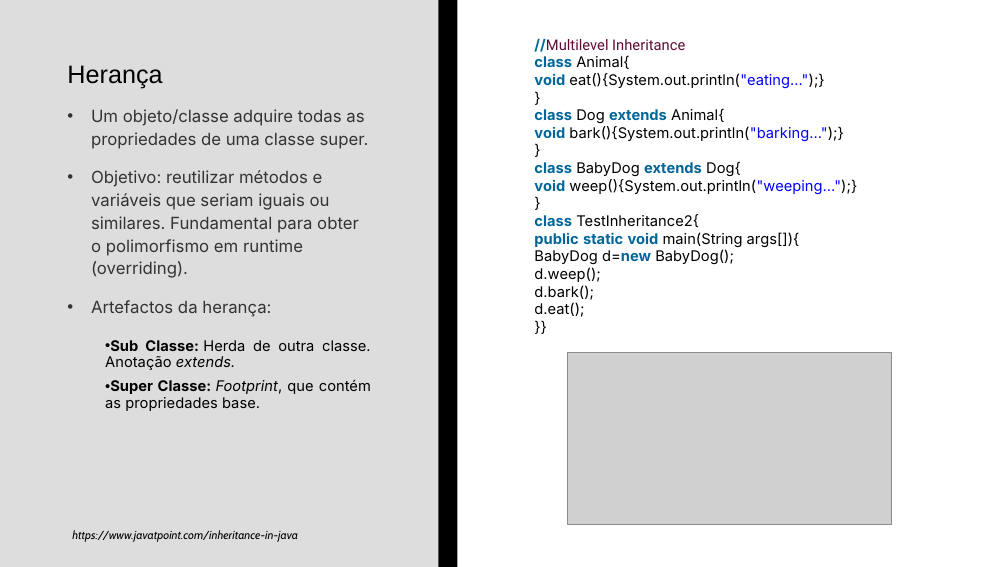
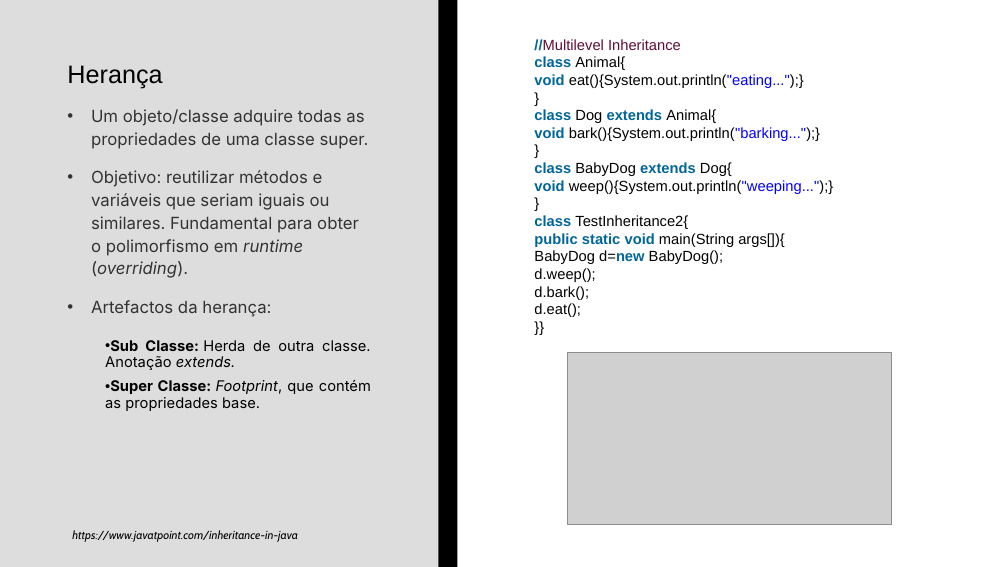
Before and after one commit to wlgomes/upskill-nov22, a slide deck: slide 3 of UPSKILL - AutoestudoS1_valentimgomes.pptx (slide 4 before the commit). Drawn at 1008x567 pixels with LibreOffice and Linux fonts; fonts in the diff are those of the drawing; grey boxes stand for pictures. Boxes give left, top, right and bottom in pixels: in the first picture for what was removed or moved away, otherwise in the second. Text is boxed around its words. In the diff, an @@ line names an element or a change of style, - is before the commit and + after.

```diff
--- a/UPSKILL - AutoestudoS1_valentimgomes.pptx
+++ b/UPSKILL - AutoestudoS1_valentimgomes.pptx
@@ text "//Multilevel Inheritance" at <box>534,39,833,317</box>: font Inter to Arial; font Roboto to Arial in "//Multilevel Inheritance" @@
@@ text at <box>91,170,359,278</box>: italic on in "runtime (overriding)." @@
```
Also in this commit, not shown: 6 other slides changed, 6 slides added, 1 slide removed, 9 other files.
